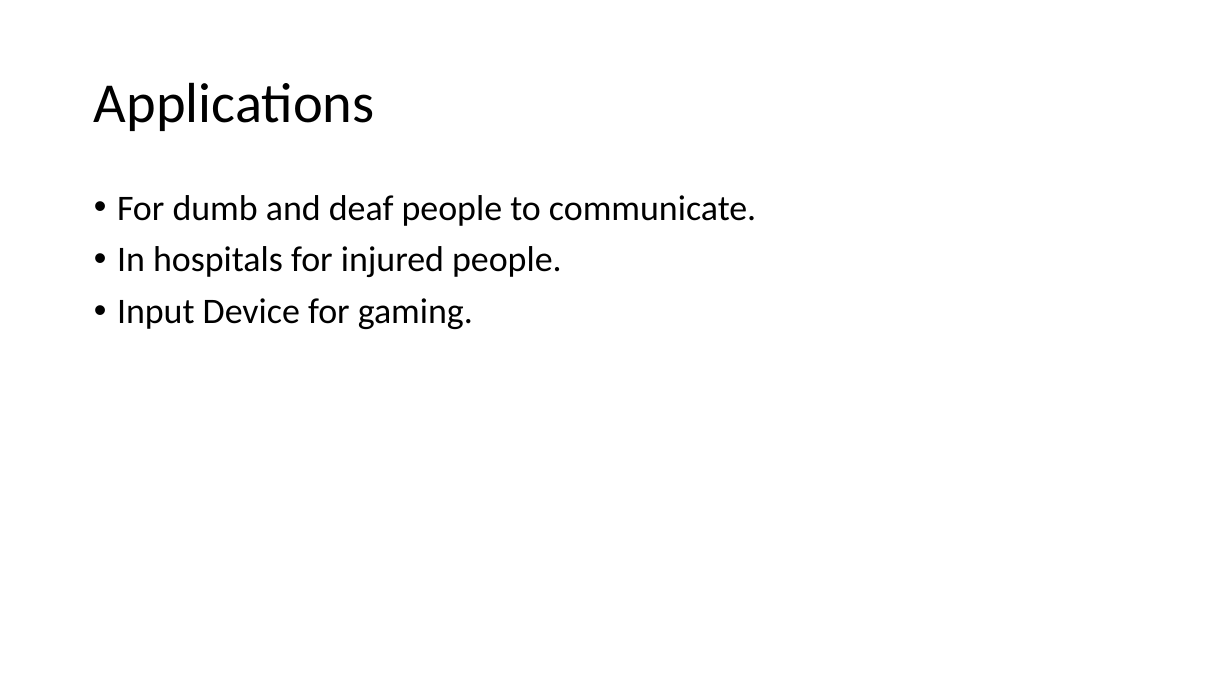
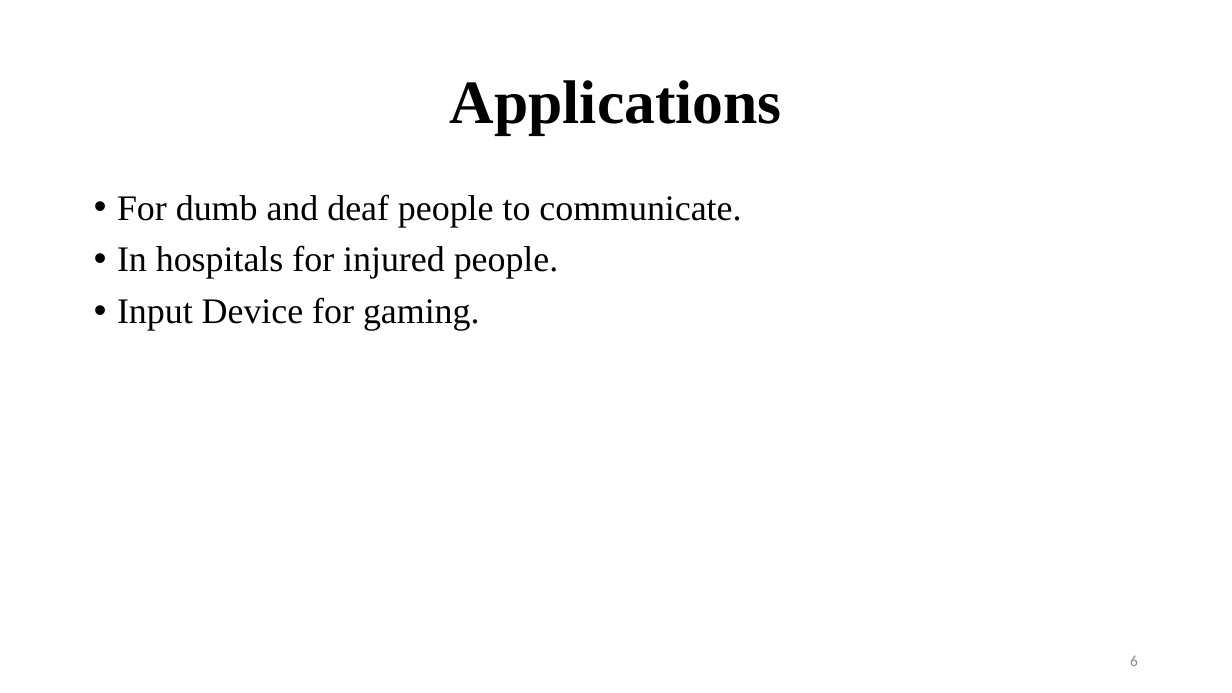
Before and after one commit to BipinGodar/ProjectReport, a slide deck: slide 6 of Smart Gloves using Flex Sensor.pptx. Drawn at 1232x693 pixels with LibreOffice and Linux fonts; fonts in the diff are those of the drawing. Boxes give left, top, right and bottom in pixels: in the first picture for what was removed or moved away, otherwise in the second. Text is boxed around its words. In the diff, an @@ line names an element or a change of style, - is before the commit and + after.

```diff
--- a/Smart Gloves using Flex Sensor.pptx
+++ b/Smart Gloves using Flex Sensor.pptx
@@ title "Applications" at (x1=450, y1=80, x2=782, y2=135): size 44 to 48 pt, font Calibri to Times New Roman, bold on; alignment left to centre @@
@@ text "For dumb and deaf people ..." at (x1=117, y1=194, x2=741, y2=330): font Calibri to Times New Roman @@
@@ page number added at (x1=1130, y1=655, x2=1138, y2=666), 12 pt, text #8C8C8C @@
+6
```
Also in this commit, not shown: 11 other slides changed, 9 slides added, 5 slides removed, 3 other files.
